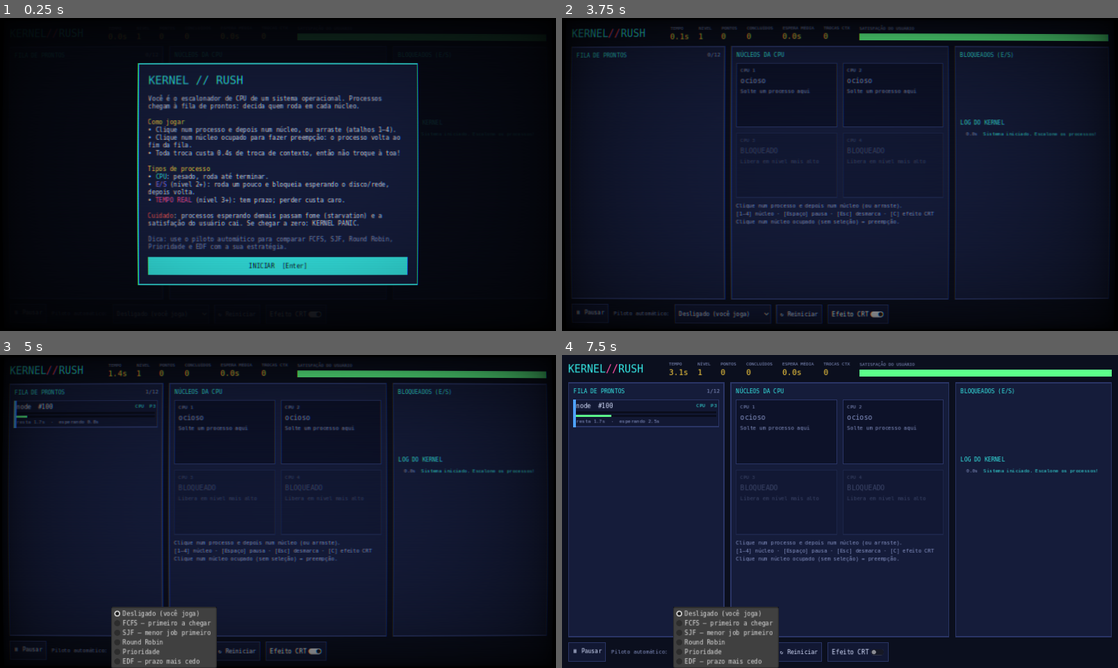
Above: before the commit, frames 1-4 (two rows, left to right).
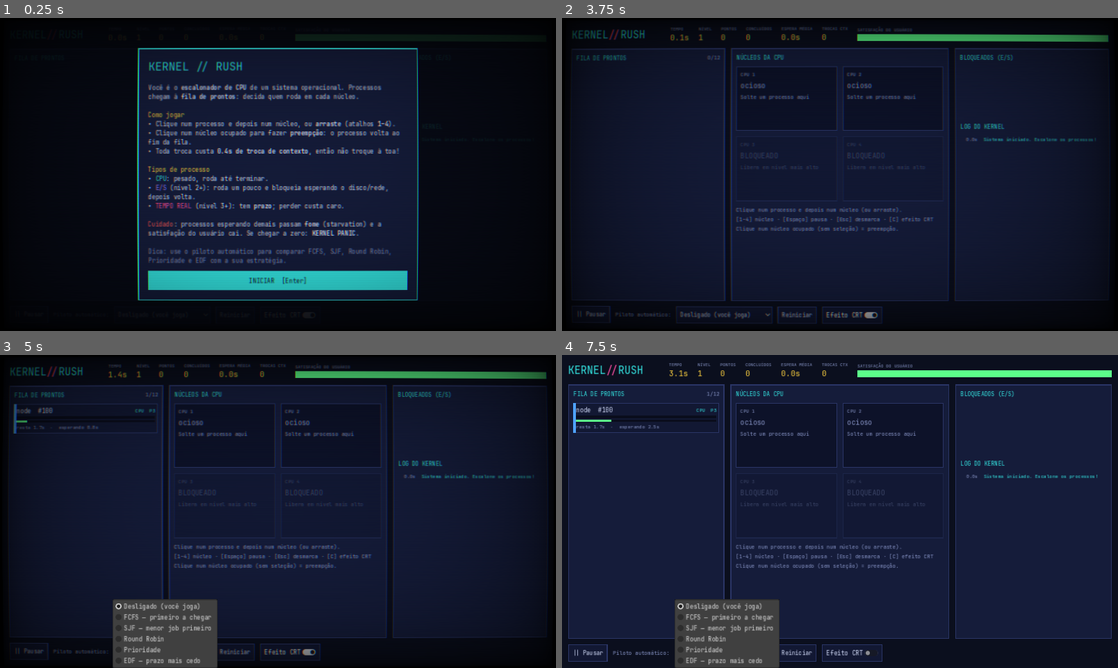
Above: after the commit, the same moments.

Repository: cimiano2/kernel-rush
Game: Godot game, scene res://scenes/main.tscn
The game is run twice, just before and just after one commit, with the same random seed, the same clock (stepped at 60 frames per second) and the same inputs.
Inputs:
- Up to frame 1 (0.25 s): no input
- Up to frame 2 (3.75 s): click "⏸ Pausar" (after the commit: "|| Pausar") at 0.5 s; click "↻ Reiniciar" (after the commit: "Reiniciar") at 1.25 s; click "↻ Reiniciar" (after the commit: "Reiniciar") at 2 s; click "↻ Reiniciar" (after the commit: "Reiniciar") at 2.75 s; click "INICIAR [Enter]" at 3.5 s
- Up to frame 3 (5 s): click "Desligado (você joga)" at 4.25 s
- Up to frame 4 (7.5 s): click "Efeito CRT" at 5 s; click "⏸ Pausar" (after the commit: "|| Pausar") at 5.75 s; click "▶ Continuar" at 6.5 s; click "Desligado (você joga)" at 7.25 s

The runs differ from the first frame. In frame 1, 19% of the frame differs, in the area x 24-76%, y 6-91%; in frame 2, 6.6%; in frame 3, 8.3%; in frame 4, 8.4%.

Commit message:
Exportação para Windows e Linux e fonte embutida
- Presets de exportação Windows (.exe) e Linux com o jogo embutido
- Fonte JetBrains Mono (OFL) embutida: visual igual em todas as
  plataformas, inclusive na web, que não tem fontes do sistema
- Troca de símbolos que a fonte não tem (⏸ ↻ ★)

Co-Authored-By: Claude Opus 5.5 <noreply@anthropic.com>
Claude-Session: https://claude.ai/code/session_01ULB8X8jtmR9iGJQHphwBcx

Diff:
--- a/resources/theme.tres
+++ b/resources/theme.tres
@@ -1,4 +1,7 @@
 [gd_resource type="Theme" load_steps=20 format=3]
+
+[ext_resource type="FontFile" path="res://fonts/JetBrainsMono-Regular.ttf" id="1_font"]
+[ext_resource type="FontFile" path="res://fonts/JetBrainsMono-Bold.ttf" id="2_bold"]
 
 [sub_resource type="StyleBoxEmpty" id="StyleBoxEmpty_01u1r"]
 
@@ -184,11 +187,9 @@
 bg_color = Color(0.360784, 1, 0.541176, 1)
 border_color = Color(0.360784, 1, 0.541176, 1)
 
-[sub_resource type="SystemFont" id="SystemFont_8e6t4"]
-font_names = PackedStringArray("JetBrains Mono", "DejaVu Sans Mono", "Consolas", "Menlo", "monospace")
-
 [resource]
-default_font = SubResource("SystemFont_8e6t4")
+default_font = ExtResource("1_font")
+RichTextLabel/fonts/bold_font = ExtResource("2_bold")
 default_font_size = 14
 Button/colors/font_color = Color(0.847059, 0.882353, 1, 1)
 Button/colors/font_hover_color = Color(0.203922, 0.905882, 0.894118, 1)
--- a/scenes/main.tscn
+++ b/scenes/main.tscn
@@ -307,7 +307,7 @@
 unique_name_in_owner = true
 layout_mode = 2
 focus_mode = 0
-text = "⏸ Pausar"
+text = "|| Pausar"
 
 [node name="AutopilotLabel" type="Label" parent="Layout/Rows/Footer"]
 layout_mode = 2
@@ -337,7 +337,7 @@
 unique_name_in_owner = true
 layout_mode = 2
 focus_mode = 0
-text = "↻ Reiniciar"
+text = "Reiniciar"
 
 [node name="CrtToggle" type="CheckButton" parent="Layout/Rows/Footer"]
 unique_name_in_owner = true
--- a/scripts/main.gd
+++ b/scripts/main.gd
@@ -146,14 +146,14 @@
 	if sim.game_over:
 		return
 	paused = not paused
-	_pause_button.text = "▶ Continuar" if paused else "⏸ Pausar"
+	_pause_button.text = "▶ Continuar" if paused else "|| Pausar"
 
 
 func _on_restart_pressed() -> void:
 	_new_game()
 	_overlay.visible = false
 	paused = false
-	_pause_button.text = "⏸ Pausar"
+	_pause_button.text = "|| Pausar"
 
 
 # ================================================================ render
@@ -284,7 +284,7 @@
 	if not assisted and sim.score > best_score:
 		best_score = sim.score
 		_save_best()
-		record = "\n[color=#ffd23f]★ NOVO RECORDE! ★[/color]\n"
+		record = "\n[color=#ffd23f]*** NOVO RECORDE! ***[/color]\n"
 	var avg_turnaround := sim.turnaround_total / sim.completed if sim.completed > 0 else 0.0
 	_overlay_text.text = """[color=#ff5a5a][font_size=26]KERNEL PANIC[/font_size][/color]
 O usuário perdeu a paciência com o sistema.
@@ -312,7 +312,7 @@
 		_new_game()
 	_overlay.visible = false
 	paused = false
-	_pause_button.text = "⏸ Pausar"
+	_pause_button.text = "|| Pausar"
 
 
 func _load_best() -> void:
Not shown, changed: export_presets.cfg
Binary file added: fonts/JetBrainsMono-Bold.ttf
Not shown, added: fonts/JetBrainsMono-Bold.ttf.import
Binary file added: fonts/JetBrainsMono-Regular.ttf
Not shown, added: fonts/JetBrainsMono-Regular.ttf.import
Not shown, added: fonts/OFL.txt
